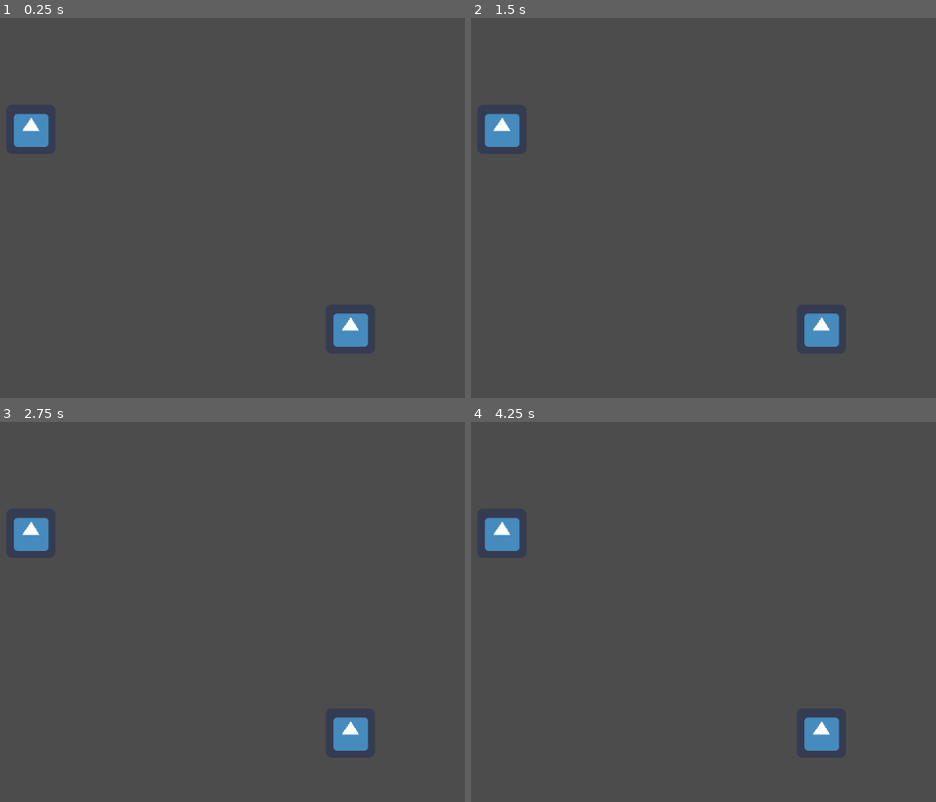
Above: before the commit, frames 1-4 (two rows, left to right).
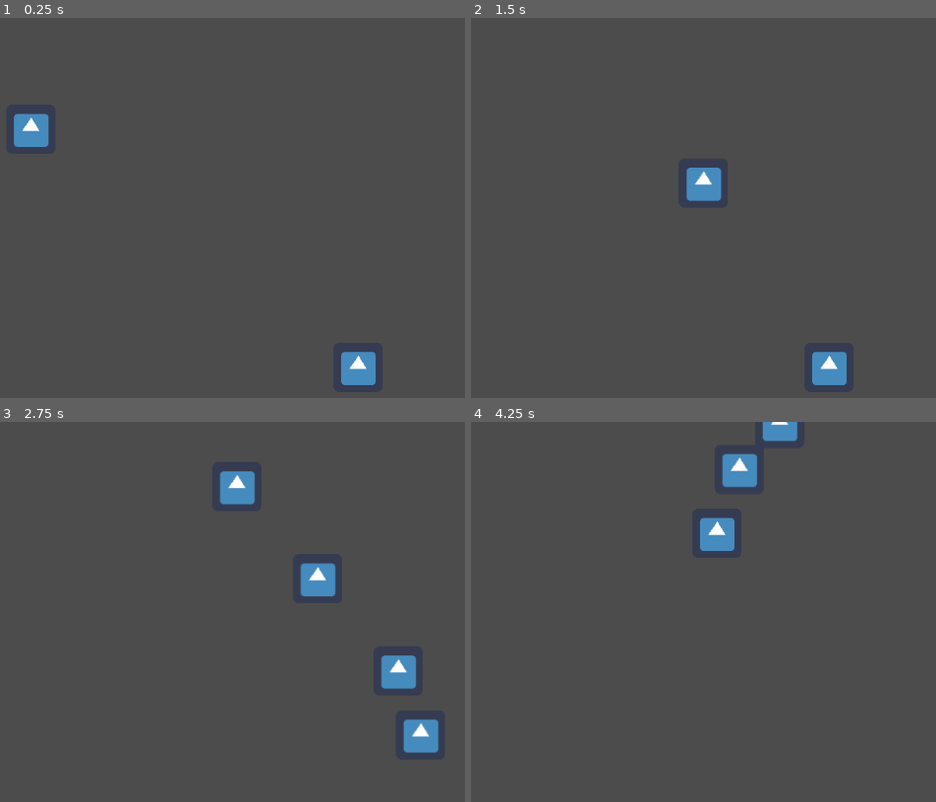
Above: after the commit, the same moments.

Repository: bondrewd0/Pv3-Final
Game: Godot game, scene res://TestLevel.tscn
Same seed, same stepped clock (60 frames per second), same inputs: the game is played once before the commit and once after it. The engine's default icon, where the game draws it, is replaced by a stand-in: a white triangle on a blue panel in a dark square.
Inputs (mouse positions are in pixels of both pictures, inside the frame that each line leads up to):
- Up to frame 1 (0.25 s): no input
- Up to frame 2 (1.5 s): tap Enter at 0.5 s; move the mouse to (829, 227) at 0.52 s; press the mouse at (829, 227) at 0.53 s; hold D (Right) 0.53-1.28 s; move the mouse to (498, 272) at 1.27 s; release the mouse at (498, 272) at 1.28 s; hold S (Down) from 1.28 s (still down); click (498, 272) at 1.35 s
- Up to frame 3 (2.75 s): move the mouse to (265, 551) at 2.02 s; release S (Down) at 2.03 s; press the mouse at (265, 551) at 2.03 s; hold D (Right) from 2.03 s (still down)
- Up to frame 4 (4.25 s): move the mouse to (619, 745) at 2.77 s; release D (Right) at 2.78 s; release the mouse at (619, 745) at 2.78 s; hold W (Up) 2.78-3.53 s; click (619, 745) at 2.85 s; move the mouse to (894, 722) at 3.52 s; press the mouse at (894, 722) at 3.53 s; hold A (Left) from 3.53 s (still down)

The runs differ from the first frame. In frame 1, 1.3% of the frame differs, in the area x 71-81%, y 77-97%; in frame 2, 2.6%; in frame 3, 4.0%, in the area x 2-95%, y 12-88%; in frame 4, 3.0%.
Error before the commit: Parse Error: ':' expected at end of line. (res://Scripts/PlayerController.gd:60)

Commit message:
Buff collision

Diff:
--- /dev/null
+++ b/Buff.tscn
@@ -0,0 +1,24 @@
+[gd_scene load_steps=4 format=2]
+
+[ext_resource path="res://Scripts/Bufo.gd" type="Script" id=1]
+[ext_resource path="res://icon.png" type="Texture" id=2]
+
+[sub_resource type="RectangleShape2D" id=1]
+extents = Vector2( 24, 25.5 )
+
+[node name="Buff" type="Node2D"]
+script = ExtResource( 1 )
+
+[node name="BuffSprite" type="Sprite" parent="." groups=["bufos"]]
+position = Vector2( 725, 405 )
+texture = ExtResource( 2 )
+
+[node name="Area2D" type="Area2D" parent="." groups=["bufos"]]
+position = Vector2( 725, 405 )
+collision_layer = 2
+
+[node name="CollisionShape2D" type="CollisionShape2D" parent="Area2D"]
+position = Vector2( -1, 0 )
+shape = SubResource( 1 )
+
+[connection signal="area_entered" from="Area2D" to="." method="_on_Area2D_area_entered"]
--- /dev/null
+++ b/LevelManager.gd
@@ -0,0 +1,19 @@
+extends Node
+
+
+# Declare member variables here. Examples:
+# var a = 2
+# var b = "text"
+var buffNode= preload("res://Buff.tscn")
+var pos=Vector2(10,50)
+# Called when the node enters the scene tree for the first time.
+func _ready():
+	var buffInstance=buffNode.instance()
+	add_child(buffInstance)
+	buffInstance.global_position=pos
+
+
+
+# Called every frame. 'delta' is the elapsed time since the previous frame.
+#func _process(delta):
+#	pass
--- a/Player.tscn
+++ b/Player.tscn
@@ -1,17 +1,19 @@
-[gd_scene load_steps=4 format=2]
+[gd_scene load_steps=5 format=2]
 
 [ext_resource path="res://icon.png" type="Texture" id=1]
 [ext_resource path="res://Scripts/PlayerController.gd" type="Script" id=2]
 
 [sub_resource type="RectangleShape2D" id=1]
+extents = Vector2( 30, 29.5 )
 
-[node name="Node2D" type="Node2D"]
+[sub_resource type="RectangleShape2D" id=2]
+
+[node name="Player" type="Node2D" groups=["Player"]]
 position = Vector2( 20, 0 )
 script = ExtResource( 2 )
 speed = 350.0
 
 [node name="KinematicBody2D" type="KinematicBody2D" parent="."]
-collision_mask = 6
 
 [node name="Sprite" type="Sprite" parent="KinematicBody2D"]
 texture = ExtResource( 1 )
@@ -26,9 +28,14 @@
 one_shot = true
 
 [node name="Area2D" type="Area2D" parent="KinematicBody2D"]
+collision_mask = 2
 
 [node name="CollisionShape2D" type="CollisionShape2D" parent="KinematicBody2D/Area2D"]
+position = Vector2( 2, 0.5 )
 shape = SubResource( 1 )
+
+[node name="CollisionShape2D" type="CollisionShape2D" parent="KinematicBody2D"]
+shape = SubResource( 2 )
 
 [connection signal="timeout" from="KinematicBody2D/FireRate" to="." method="_on_FireRate_timeout"]
 [connection signal="timeout" from="KinematicBody2D/BuffTimer" to="." method="_on_BuffTimer_timeout"]
--- /dev/null
+++ b/Scripts/Bufo.gd
@@ -0,0 +1,10 @@
+extends Node2D
+
+
+# Declare member variables here. Examples:
+# var a = 2
+# var b = "text"
+
+
+func _on_Area2D_area_entered(_area):
+	queue_free()
--- a/Scripts/PlayerController.gd
+++ b/Scripts/PlayerController.gd
@@ -56,8 +56,14 @@
 	firingCooldown=0.3
 
 
+func _fireRate_up():
+	buffTimerRef.start(5)
+	firingCooldown=0.15
+	print(1)
+
+
+
+
+
 func _on_Area2D_area_entered(area):
-	if area.ge
-		#firingCooldown=0.1
-		#buffTimerRef.start(5)
-		print(1)
+	_fireRate_up()
--- a/TestLevel.tscn
+++ b/TestLevel.tscn
@@ -1,20 +1,10 @@
-[gd_scene load_steps=4 format=2]
+[gd_scene load_steps=3 format=2]
 
 [ext_resource path="res://Player.tscn" type="PackedScene" id=1]
-[ext_resource path="res://icon.png" type="Texture" id=2]
-
-[sub_resource type="RectangleShape2D" id=1]
+[ext_resource path="res://LevelManager.gd" type="Script" id=4]
 
 [node name="TestLevel" type="Node"]
+script = ExtResource( 4 )
 
 [node name="Node2D" parent="." instance=ExtResource( 1 )]
 position = Vector2( 309, 145 )
-
-[node name="Bufo" type="Sprite" parent="." groups=["bufos"]]
-position = Vector2( 725, 405 )
-texture = ExtResource( 2 )
-
-[node name="Area2D" type="Area2D" parent="Bufo"]
-
-[node name="CollisionShape2D" type="CollisionShape2D" parent="Bufo/Area2D"]
-shape = SubResource( 1 )
--- a/project.godot
+++ b/project.godot
@@ -13,10 +13,6 @@
 config/name="Nuevo Proyecto De Juego"
 run/main_scene="res://TestLevel.tscn"
 config/icon="res://icon.png"
-
-[display]
-
-window/size/fullscreen=true
 
 [gui]
 
